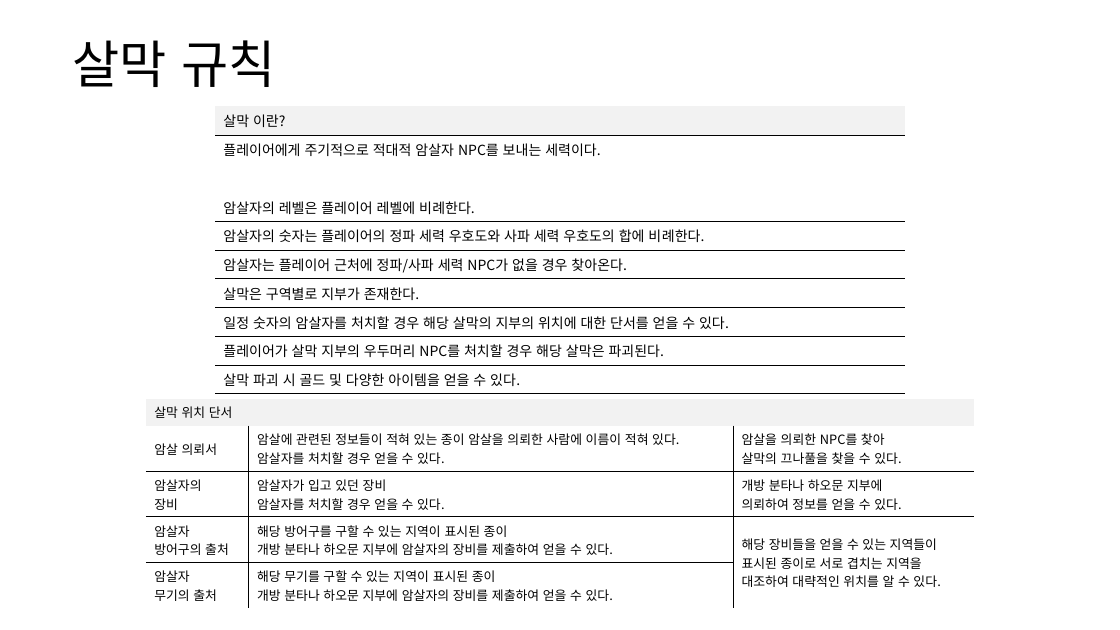
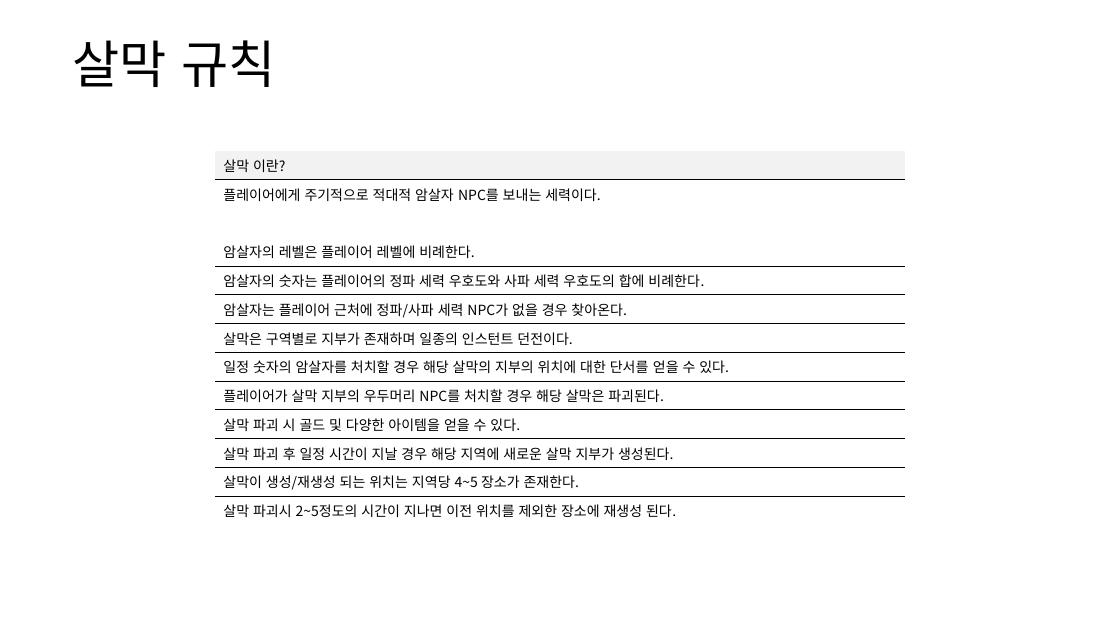
Before and after one commit to yjk0401/unityenginebasic_9th, a slide deck: slide 13 of 기획/방랑엽사전/세력 시스템 기획서.pptx (slide 14 before the commit). Drawn at 1120x630 pixels with LibreOffice and Linux fonts; fonts in the diff are those of the drawing. Boxes give left, top, right and bottom in pixels: in the first picture for what was removed or moved away, otherwise in the second. Text is boxed around its words. In the diff, an @@ line names an element or a change of style, - is before the commit and + after.

```diff
--- a/기획/방랑엽사전/세력 시스템 기획서.pptx
+++ b/기획/방랑엽사전/세력 시스템 기획서.pptx
@@ table at [215,151,905,521] @@
-row 7, column 1: 살막은 구역별로 지부가 존재한다.
+row 7, column 1: 살막은 구역별로 지부가 존재하며 일종의 인스턴트 던전이다.
+row 12: 살막이 생성/재생성 되는 위치는 지역당 4~5 장소가 존재한다.
+row 13: 살막 파괴시 2~5정도의 시간이 지나면 이전 위치를 제외한 장소에 재생성 된다.
@@ table: place and size @@
-table at [215,107,905,605]
+table at [215,151,905,521]
@@ table removed at [146,398,975,605], 5 rows, 3 columns @@
-살막 위치 단서 |  | 
-암살 의뢰서 | 암살에 관련된 정보들이 적혀 있는 종이 암살을 의뢰한 사람에 이름이 적혀 있다. / 암살자를 처치할 경우 얻을 수 있다. | 암살을 의뢰한 NPC를 찾아 / 살막의 끄나풀을 찾을 수 있다.
-암살자의 / 장비 | 암살자가 입고 있던 장비 / 암살자를 처치할 경우 얻을 수 있다. | 개방 분타나 하오문 지부에 / 의뢰하여 정보를 얻을 수 있다.
-암살자 / 방어구의 출처 | 해당 방어구를 구할 수 있는 지역이 표시된 종이 / 개방 분타나 하오문 지부에 암살자의 장비를 제출하여 얻을 수 있다. | 해당 장비들을 얻을 수 있는 지역들이 / 표시된 종이로 서로 겹치는 지역을 / 대조하여 대략적인 위치를 알 수 있다.
-암살자 / 무기의 출처 | 해당 무기를 구할 수 있는 지역이 표시된 종이 / 개방 분타나 하오문 지부에 암살자의 장비를 제출하여 얻을 수 있다. | 
```
Also in this commit, not shown: 4 other slides changed, 1 slide added, 2 slides removed, 1 other file.
